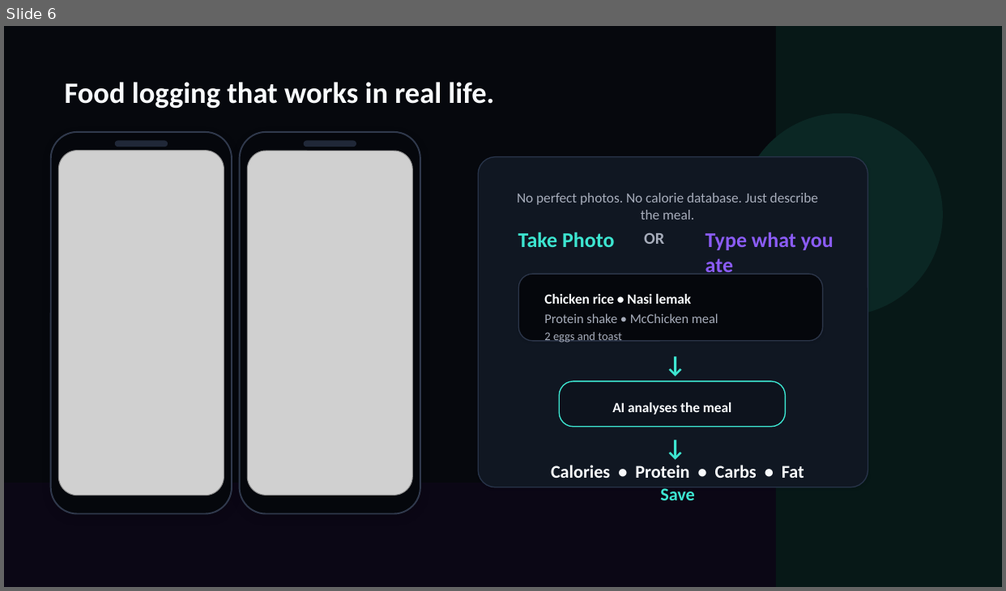
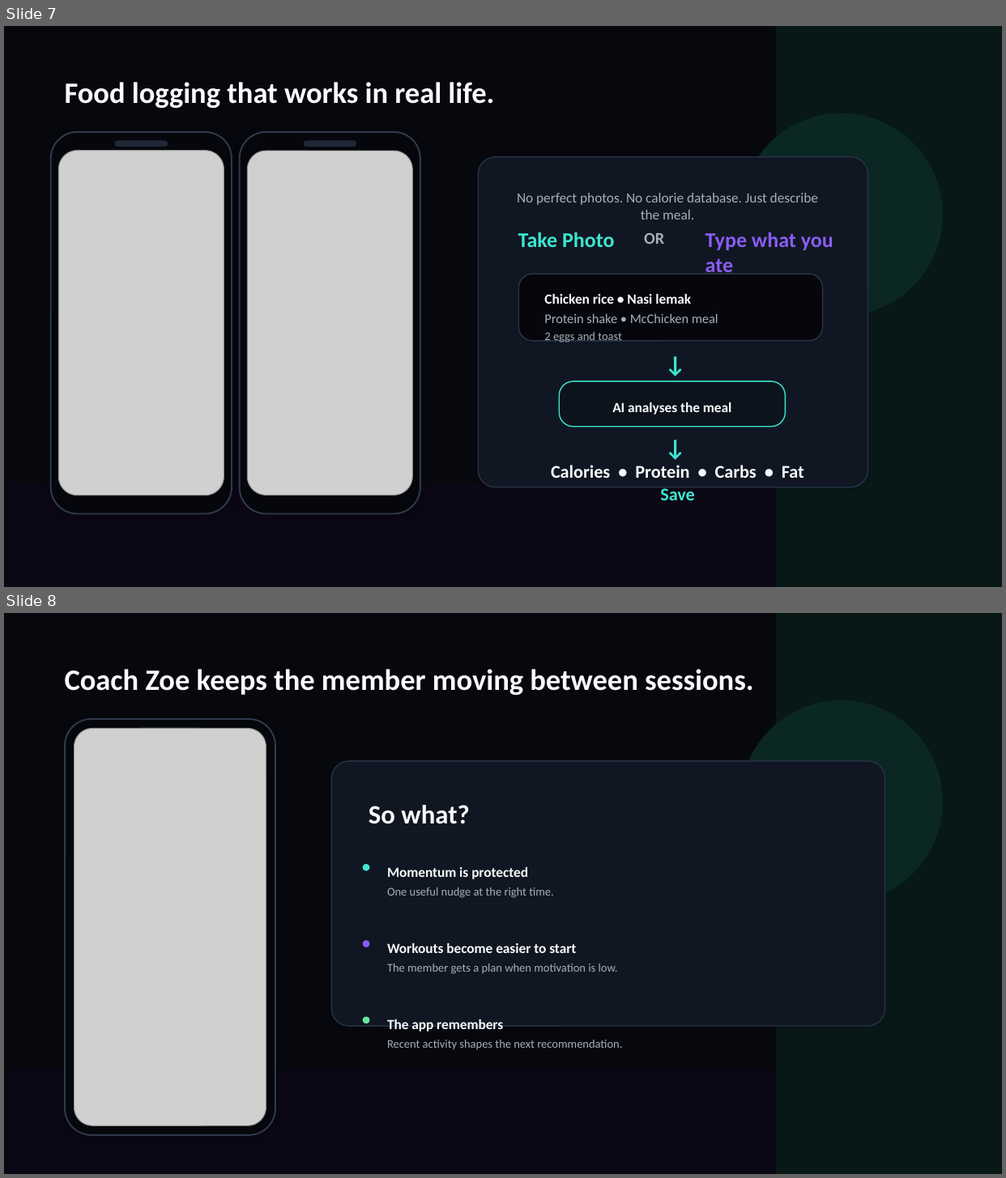
Before and after one commit to mdfarizanwar369/ascend, a slide deck: outputs/Ascend_Gym_Owner_Product_Deck_With_Screenshots_2026.pptx. Shown one above the other, each under a label of ours: slide 6 before the commit, slides 7 and 8 after it. The pictures are 1006x591 and 1006x1178 pixels, drawn with LibreOffice and Linux fonts; fonts in the diff are those of the drawing; grey boxes stand for pictures. Boxes give left, top, right and bottom in pixels: in the first picture for what was removed or moved away, otherwise in the second. Text is boxed around its words. In the diff, an @@ line names an element or a change of style, - is before the commit and + after.

```diff
--- a/outputs/Ascend_Gym_Owner_Product_Deck_With_Screenshots_2026.pptx
+++ b/outputs/Ascend_Gym_Owner_Product_Deck_With_Screenshots_2026.pptx
@@ slide 8 added at <box>4,613,1002,1174</box>, background #06080D @@
@@ rectangle added at <box>776,613,1002,1174</box>, fill #071817 @@
@@ text added at <box>65,669,753,695</box>, 28.5 pt, text #F8FAFC, bold @@
+Coach Zoe keeps the member moving between sessions.
@@ ellipse added at <box>740,700,943,904</box>, fill #0B2724 @@
@@ rounded rectangle added at <box>65,719,275,1135</box>, fill #05070C, outline #30394C 1.5 pt @@
@@ picture added at <box>74,728,266,1126</box> @@
@@ rounded rectangle added at <box>138,727,201,734</box>, fill #202838 @@
@@ rounded rectangle added at <box>332,761,886,1026</box>, fill #101722, outline #273348 1.05 pt @@
@@ text added at <box>368,805,469,824</box>, 25.5 pt, text #F8FAFC, bold @@
+So what?
@@ ellipse added at <box>363,864,369,871</box>, fill #3DE6D1 @@
@@ text added at <box>387,867,528,879</box>, 13.5 pt, text #F8FAFC, bold @@
+Momentum is protected
@@ text added at <box>387,888,553,898</box>, 11.2 pt, text #A7ADBB @@
+One useful nudge at the right time.
@@ ellipse added at <box>363,941,369,948</box>, fill #8B5CF6 @@
@@ text added at <box>387,943,576,953</box>, 13.5 pt, text #F8FAFC, bold @@
+Workouts become easier to start
@@ text added at <box>387,964,618,974</box>, 11.2 pt, text #A7ADBB @@
+The member gets a plan when motivation is low.
@@ ellipse added at <box>363,1017,369,1024</box>, fill #65E7A3 @@
@@ text added at <box>387,1020,503,1032</box>, 13.5 pt, text #F8FAFC, bold @@
+The app remembers
@@ text added at <box>387,1040,622,1050</box>, 11.2 pt, text #A7ADBB @@
+Recent activity shapes the next recommendation.
@@ rectangle added at <box>4,1070,1002,1174</box>, fill #0B0715 @@
@@ what was slide 6 is now slide 7 @@
```
Also in this commit, not shown: 6 slides changed, 1 other slide added, 3 slides removed, 20 other files.
